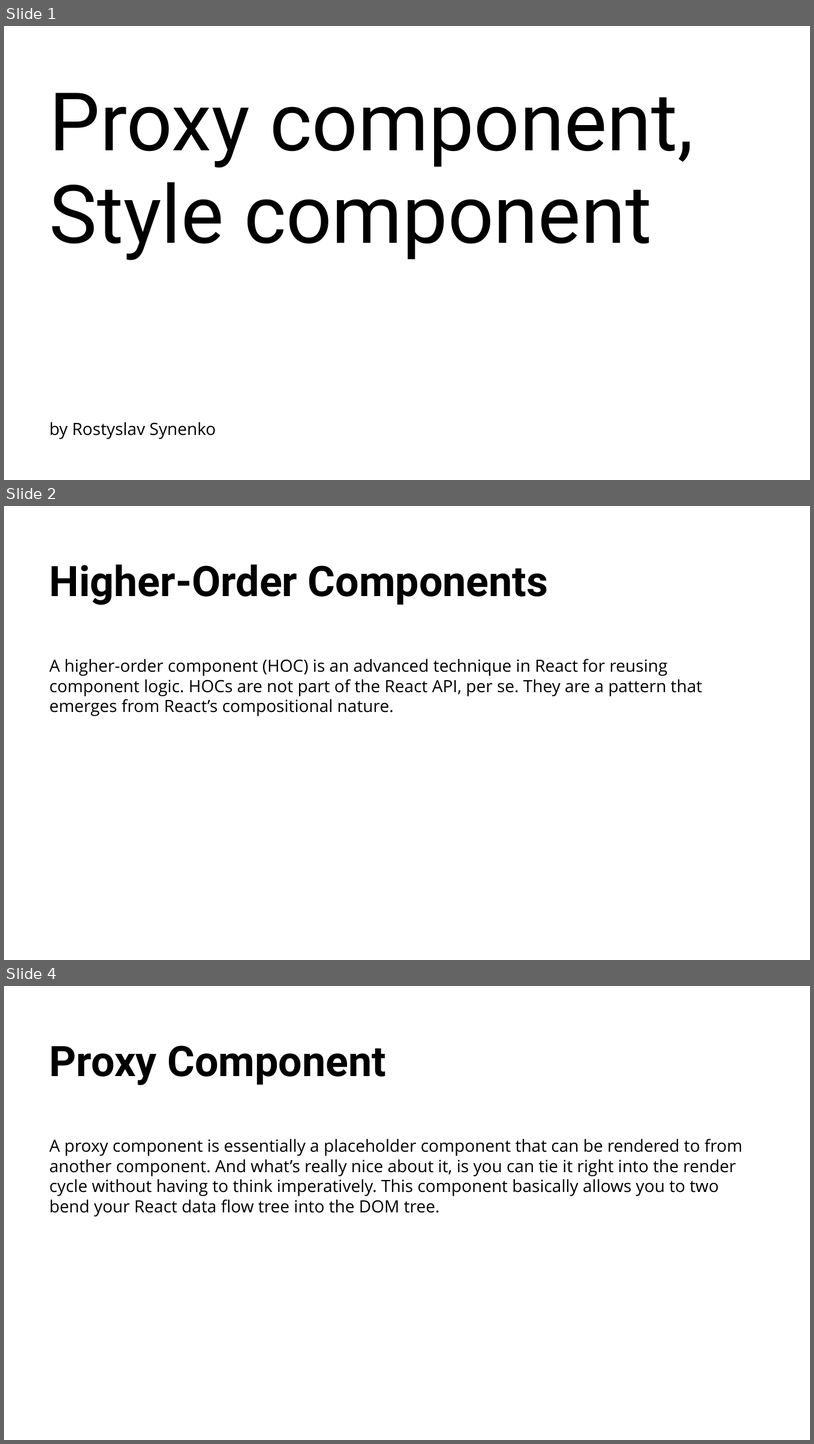
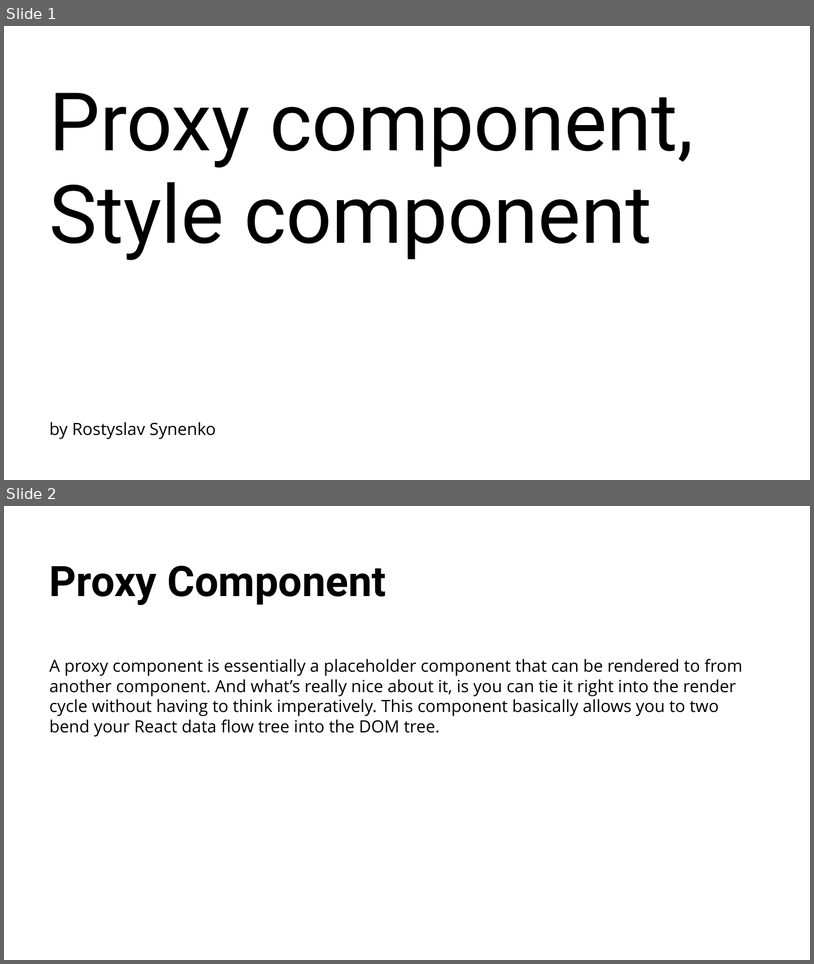
Before and after one commit to RostyslavSynenko/Lv-469.NodeJS, a slide deck: presentations/Proxy component, Style component.pptx. Shown one above the other, each under a label of ours: slides 1, 2 and 4 before the commit, slides 1 and 2 after it; the slides between them are not shown. The pictures are 814x1444 and 814x964 pixels, drawn with LibreOffice and Linux fonts; fonts in the diff are those of the drawing; background and template pictures are left out. Boxes give left, top, right and bottom in pixels: in the first picture for what was removed or moved away, otherwise in the second. Text is boxed around its words. In the diff, an @@ line names an element or a change of style, - is before the commit and + after.

```diff
--- a/presentations/Proxy component, Style component.pptx
+++ b/presentations/Proxy component, Style component.pptx
@@ slide 2 removed at <box>4,506,810,960</box>, background #FFFFFF @@
@@ title removed at <box>50,564,703,716</box> @@
-Higher-Order Components
-A higher-order component (HOC) is an advanced technique in React for reusing component logic. HOCs are not part of the React API, per se. They are a pattern that emerges from React’s compositional nature.
@@ what was slide 4 is now slide 2 @@
```
Also in this commit, not shown: 1 other slide removed, 2 other files.
